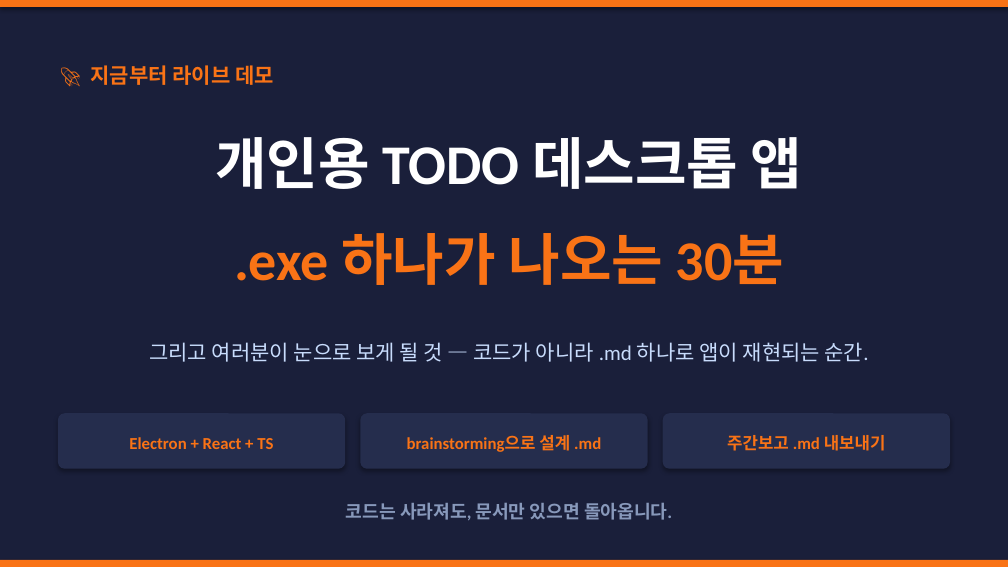
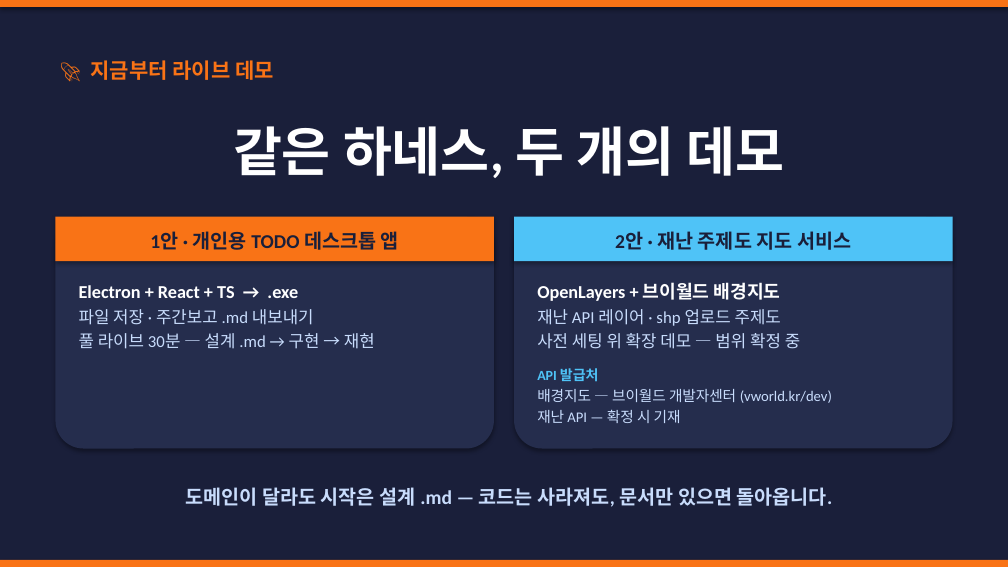
Before and after one commit to hb9397/ai-agent-harness-docs, a slide deck: slide 7 of education/vibe-coding-training/03_실적용.pptx. Drawn at 1008x567 pixels with LibreOffice and Linux fonts; fonts in the diff are those of the drawing. Boxes give left, top, right and bottom in pixels: in the first picture for what was removed or moved away, otherwise in the second. Text is boxed around its words. In the diff, an @@ line names an element or a change of style, - is before the commit and + after.

```diff
--- a/education/vibe-coding-training/03_실적용.pptx
+++ b/education/vibe-coding-training/03_실적용.pptx
@@ text "🚀 지금부터 라이브 데모": place and size @@
-text "🚀 지금부터 라이브 데모" at [91,65,274,85]
+text "🚀 지금부터 라이브 데모" at [91,60,274,80]
@@ text at [233,126,785,178]: text changed; size 40 to 38 pt @@
-개인용 TODO 데스크톱 앱
+같은 하네스, 두 개의 데모
@@ rounded rectangle added at [55,217,494,449], fill #252D4D @@
@@ rectangle added at [55,217,494,261], fill #F97316 @@
@@ text added at [150,231,399,250], 14 pt, text #1A1F3A, bold @@
+1안 · 개인용 TODO 데스크톱 앱
@@ text removed at [234,233,784,285] @@
-.exe 하나가 나오는 30분
@@ rounded rectangle: place and size @@
-rounded rectangle at [360,413,647,469]
+rounded rectangle at [514,217,953,449]
@@ rectangle added at [514,217,953,261], fill #4FC3F7 @@
@@ text added at [615,231,851,250], 14 pt, text #1A1F3A, bold @@
+2안 · 재난 주제도 지도 서비스
@@ text "Electron + React + TS ..." at [79,285,375,349]: vertical alignment middle to top @@
@@ text at [79,285,375,349]: text changed; text colour #F97316 to #C8DCFC; bold off @@
-Electron + React + TS
+Electron + React + TS → .exe
+파일 저장 · 주간보고 .md 내보내기
+풀 라이브 30분 — 설계 .md → 구현 → 재현
@@ text added at [537,282,800,349], 12 pt, text #C8DCFC @@
+OpenLayers + 브이월드 배경지도
+재난 API 레이어 · shp 업로드 주제도
+사전 세팅 위 확장 데모 — 범위 확정 중
@@ text removed at [149,342,869,362] @@
-그리고 여러분이 눈으로 보게 될 것 — 코드가 아니라 .md 하나로 앱이 재현되는 순간.
@@ text added at [537,368,832,423], 10.5 pt, text #C8DCFC @@
+API 발급처
+배경지도 — 브이월드 개발자센터 (vworld.kr/dev)
+재난 API — 확정 시 기재
@@ rounded rectangle removed at [57,413,345,469] @@
@@ rounded rectangle removed at [662,413,950,469] @@
@@ text removed at [407,435,601,452] @@
-brainstorming으로 설계 .md
@@ text removed at [727,435,886,451] @@
-주간보고 .md 내보내기
@@ text at [186,487,833,507]: text changed; size 13 to 14 pt; text colour #8899BB to #C8DCFC @@
-코드는 사라져도, 문서만 있으면 돌아옵니다.
+도메인이 달라도 시작은 설계 .md — 코드는 사라져도, 문서만 있으면 돌아옵니다.
```
Also in this commit, not shown: 6 other files.
